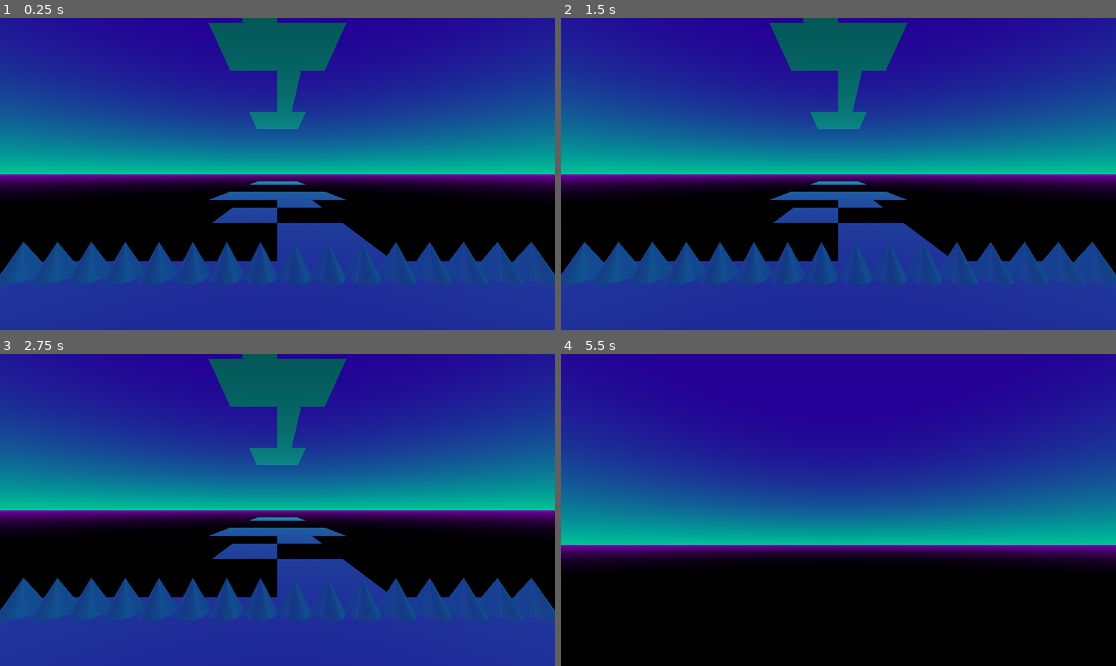
Above: before the commit, frames 1-4 (two rows, left to right).
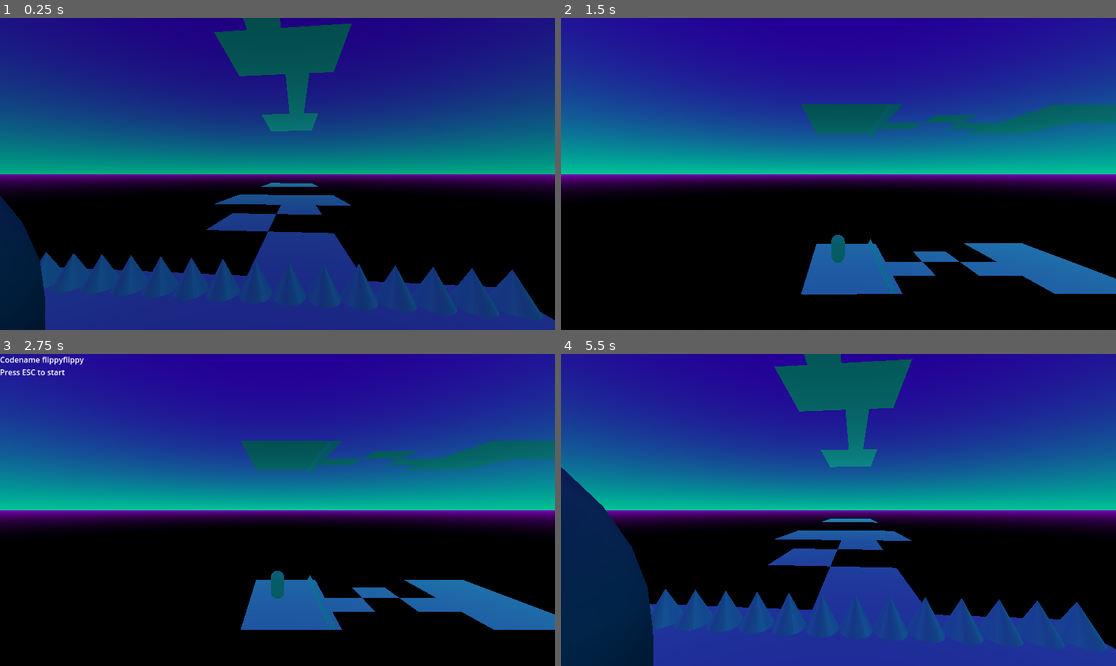
Above: after the commit, the same moments.

Repository: william-v4/flippyflippy
Game: Godot game, scene res://main/main.tscn
The game is run twice, just before and just after one commit, with the same random seed, the same clock (stepped at 60 frames per second) and the same inputs.
Inputs (mouse positions are in pixels of both pictures, inside the frame that each line leads up to):
- Up to frame 1 (0.25 s): no input
- Up to frame 2 (1.5 s): move the mouse to (960, 158) at 0.52 s; hold D (move_right) 0.53-1.28 s; tap E (action_key_a) at 0.6, 1.35 s; tap Space (jump) at 0.77 s; move the mouse to (727, 189) at 1.27 s; hold S (move_back) from 1.28 s (still down)
- Up to frame 3 (2.75 s): tap Space (jump) at 1.52 s; tap Enter at 2 s; move the mouse to (333, 441) at 2.02 s; release S (move_back) at 2.03 s; hold D (move_right) from 2.03 s (still down); tap E (action_key_a) at 2.1 s
- Up to frame 4 (5.5 s): tap Space (jump) at 2.75, 3.02, 3.77, 4.52 s; move the mouse to (810, 572) at 2.77 s; release D (move_right) at 2.78 s; hold W (move_forward) 2.78-3.53 s; tap E (action_key_a) every 0.75 s from 2.85 to 5.1 s; tap Enter at 3.5 s; move the mouse to (1005, 556) at 3.52 s; hold A (move_left) 3.53-4.28 s; tap Escape (return) at 4.15 s; move the mouse to (794, 506) at 4.27 s; hold W (move_forward) from 4.28 s (still down); move the mouse to (844, 510) at 5.02 s

The runs differ from the first frame. In frame 1, 18% of the frame differs, in the area x 0-100%, y 0-100%; in frame 2, 34%; in frame 3, 35%; in frame 4, 70%.

Commit message:
Add menu to game
Move pause functionality to main script, set up AnimationPlayer nodes for
animating platform and screen nodes.

Diff:
--- a/godotproject/main/main.gd
+++ b/godotproject/main/main.gd
@@ -1,13 +1,34 @@
 extends Node
+
+signal hit_spike
+
+var player : Object
+var player_camera_marker : Object
+var camera : Object
+var player_tracker : Object
+var main_camera_marker : Object
+var main_camera_marker_animation_player : Object
+var platform_animation_player : Object
+var black_screen_animation_player : Object
+
+var menu_elements : Object
+var black_screen : Object
+var menu_label : Object
+
+var paused : bool = true
+
+var current_level_path : String = "Levels/TutorialLevel/"
 # current platform of the level (see Platform enum for values)
 var current_platform : int
 
-var current_level_path : String
-
 # stops further rotation while the level is rotating
 var rotating : bool = false
+var transition_status : int
+var screen_status : int
 
 enum Platform {MAIN, PARALLEL}
+enum Transition {NONE, ZOOM_OUT, ZOOM_IN}
+enum Screen {STANDARD, FADE_OUT, FADE_IN}
 
 const main_base_platform_collision_shape : String = "LevelComponents/MainPlatform/BasePlatform/PlatformCollisionShape"
 const main_spikes_collision_shape : String = "LevelComponents/MainPlatform/HarmfulObjects/Spikes/SpikesCollisionShape"
@@ -18,15 +39,150 @@
 const transition_platform_collision_shape : String = "TransitionPlatform/PlatformCollisionShape"
 
 func _ready():
-	current_level_path = "Levels/TutorialLevel/"
-
-	get_node(current_level_path + main_base_platform_collision_shape).set_deferred("disabled", false)
-	get_node(current_level_path + main_spikes_collision_shape).set_deferred("disabled", false)
-
-	get_node(current_level_path + parallel_base_platform_collision_shape).set_deferred("disabled", false)
-	get_node(current_level_path + parallel_spikes_collision_shape).set_deferred("disabled", false)
-
-	get_node(current_level_path + transition_platform_collision_shape).set_deferred("disabled", true)
+	get_node_names()
+
+	player.set_movement_paused(true)
+	screen_status = Screen.STANDARD
+	transition_status = Transition.NONE
+
+	menu_label.set_visible(false)
+
+	disable_platform_physics(false, true)
+	request_pause_menu(true)
+
+func get_node_names():
+	player = get_node("Player")
+	player_camera_marker = get_node("Player/PlayerCameraMarker")
+	camera = get_node("Player/PlayerCameraMarker/Camera3D")
+	player_tracker = get_node("PlayerTracker")
+	main_camera_marker = get_node("PlayerTracker/MainCameraMarker")
+	main_camera_marker_animation_player = get_node("PlayerTracker/MainCameraMarker/AnimationPlayer")
+	platform_animation_player = get_node("Levels/TutorialLevel/AnimationPlayer")
+	black_screen_animation_player = get_node("MenuElements/BlackScreen/AnimationPlayer")
+
+	menu_elements = get_node("MenuElements")
+	black_screen = get_node("MenuElements/BlackScreen")
+	menu_label = get_node("MenuElements/MenuLabel")
+
+func fade_out():
+	black_screen_animation_player.play("fade_out")
+	screen_status = Screen.FADE_OUT
+
+func fade_in():
+	black_screen_animation_player.play_backwards("fade_out")
+	screen_status = Screen.FADE_IN
+
+func zoom_out():
+	main_camera_marker_animation_player.play("move_marker_to_menu")
+	transition_status = Transition.ZOOM_OUT
+
+func zoom_in():
+	main_camera_marker_animation_player.play_backwards("move_marker_to_menu")
+	transition_status = Transition.ZOOM_IN
+
+# tell the level it is moving
+func check_rotation_status():
+	if (!platform_animation_player.is_playing()):
+		rotating = false
+		if (get_node(current_level_path + main_base_platform_collision_shape).is_disabled()):
+			disable_platform_physics(false, true)
+
+func check_menu_transition_status():
+	# If the first part of the transition to the menu is finished, where the fade_out animation is
+	#	finished and is ready to finish the rest of the transition.
+	if (transition_status == Transition.ZOOM_OUT and !black_screen_animation_player.is_playing() and screen_status == Screen.FADE_OUT):
+		print("step two of pause")
+		connect_to_new_parent(player_camera_marker, player, self)
+		connect_to_new_parent(camera, player_camera_marker, player_tracker)
+		connect_to_new_parent(camera, player_tracker, main_camera_marker)
+
+		zoom_out()
+
+		fade_in()
+	# If the second part of the transition to the menu is finished, where the fade_in animation is
+	#	finished and is ready to reset the screen_status variable.
+	elif (transition_status == Transition.ZOOM_OUT and !black_screen_animation_player.is_playing() and screen_status == Screen.FADE_IN):
+		print("step three of pause, reset screen var")
+		screen_status = Screen.STANDARD
+	# If the third part of the transition to the menu is finished, where the zoom_out animation is
+	#	finished and is ready to make menu_label visible and reset the transition_status variable.
+	elif (transition_status == Transition.ZOOM_OUT and !main_camera_marker_animation_player.is_playing() and screen_status == Screen.STANDARD):
+		print("step four of pause, reset transition var, ready to return")
+		menu_label.set_visible(true)
+		transition_status = Transition.NONE
+
+	# If the first part of the transition back to the game is finished, where the camera's zoom_in
+	#	animation is finished and is ready to fade_out the screen.
+	if (transition_status == Transition.ZOOM_IN and !main_camera_marker_animation_player.is_playing() and screen_status == Screen.STANDARD):
+		print("step two of resume")
+		fade_out()
+	# If the second part of the transition back to the game is finished, where the fade_out animation
+	#	is finished and is ready to link back the camera to the player and begin the fade_in animation.
+	elif (transition_status == Transition.ZOOM_IN and !black_screen_animation_player.is_playing() and screen_status == Screen.FADE_OUT):
+		print("step three of resume")
+		connect_to_new_parent(camera, main_camera_marker, player_tracker)
+		connect_to_new_parent(camera, player_tracker, player_camera_marker)
+		connect_to_new_parent(player_camera_marker, self, player)
+
+		fade_in()
+	# If the third part of the transition back to the game is finished, where the fade_in animation
+	#	is finished and is ready to set paused to false and unlock player movement and reset
+	#	screen_status and, finally, transition_status.
+	elif (transition_status == Transition.ZOOM_IN and !black_screen_animation_player.is_playing() and screen_status == Screen.FADE_IN):
+		print("step four of resume, ready to pause")
+		paused = false
+		player.set_movement_paused(false)
+
+		screen_status = Screen.STANDARD
+		transition_status = Transition.NONE
+
+func rotate_if_requested():
+	if (Input.is_action_just_pressed("action_key_a") and (current_platform == Platform.MAIN) and !rotating and !player.movement_paused):
+		disable_platform_physics(true, false)
+		platform_animation_player.play("rotatetoparallel")
+		rotating = true
+		current_platform = Platform.PARALLEL
+	elif (Input.is_action_just_pressed("action_key_a") and (current_platform == Platform.PARALLEL) and !rotating and !player.movement_paused):
+		disable_platform_physics(true, false)
+		platform_animation_player.play_backwards("rotatetoparallel")
+		rotating = true
+		current_platform = Platform.MAIN
+
+# pausing the game and capturing/releasing the cursor
+func switch_menu_if_requested():
+	if (Input.is_action_just_pressed("return") and !paused and transition_status == Transition.NONE and screen_status == Screen.STANDARD):
+		print("pause requested")
+		Input.mouse_mode = Input.MOUSE_MODE_VISIBLE
+		player.reset_player_movement()
+		player.set_movement_paused(true)
+		request_pause_menu(false)
+		paused = true
+	elif (Input.is_action_just_pressed("return") and paused and transition_status == Transition.NONE and screen_status == Screen.STANDARD):
+		print("resume requested")
+		Input.mouse_mode = Input.MOUSE_MODE_CAPTURED
+		request_resume()
+
+func request_pause_menu(intro : bool):
+	# Get x and z value of player to be used during transition
+	player_tracker.set_position(Vector3((player.get_position().x), 1.5, (player.get_position().z)))
+	# Set the transition_status variable to Transition.ZOOM_OUT even if the animation itself has not yet started.
+	transition_status = Transition.ZOOM_OUT
+
+	# If the screen is configured to be the start menu, keep the screen in its initial state (black)
+	# and set screen_status to Screen.FADE_OUT, as if the animation was already done.
+	if (intro == true):
+		screen_status = Screen.FADE_OUT
+		menu_label.set_text("Codename flippyflippy\nPress ESC to start")
+	else:
+		fade_out()
+		menu_label.set_text("Game paused\nPress ESC to resume")
+
+	print("step one of pause")
+
+func request_resume():
+	zoom_in()
+	menu_label.set_visible(false)
+	print("step one of resume")
 
 func disable_platform_physics(level_platform_state : bool, transition_platform_state : bool):
 	get_node(current_level_path + main_base_platform_collision_shape).set_deferred("disabled", level_platform_state)
@@ -37,23 +193,13 @@
 
 	get_node(current_level_path + transition_platform_collision_shape).set_deferred("disabled", transition_platform_state)
 
+func connect_to_new_parent(object_to_reparent : Object, old_parent : Object, new_parent : Object):
+	old_parent.remove_child(object_to_reparent)
+	new_parent.add_child(object_to_reparent)
+
 func _process(delta):
-	# tell the level it is moving
-	if (get_node("Levels/TutorialLevel/AnimationPlayer").is_playing()):
-		rotating = true
-	else:
-		rotating = false
-		if (get_node(current_level_path + main_base_platform_collision_shape).is_disabled()):
-			disable_platform_physics(false, true)
-
-func _unhandled_input(event):
-	if (Input.is_action_just_pressed("action_key_a") and (current_platform == Platform.MAIN) and !rotating and !get_node("Player").paused):
-		disable_platform_physics(true, false)
-
-		get_node("Levels/TutorialLevel/AnimationPlayer").play("rotatetoparallel")
-		current_platform = Platform.PARALLEL
-	elif (Input.is_action_just_pressed("action_key_a") and (current_platform == Platform.PARALLEL) and !rotating and !get_node("Player").paused):
-		disable_platform_physics(true, false)
-
-		get_node("Levels/TutorialLevel/AnimationPlayer").play_backwards("rotatetoparallel")
-		current_platform = Platform.MAIN
+	rotate_if_requested()
+	switch_menu_if_requested()
+
+	check_rotation_status()
+	check_menu_transition_status()
--- a/godotproject/main/main.tscn
+++ b/godotproject/main/main.tscn
@@ -21,15 +21,121 @@
 fog_enabled = true
 fog_light_color = Color(0.105882, 0.862745, 0.866667, 1)
 
+[sub_resource type="Animation" id="Animation_vwiu0"]
+resource_name = "move_marker_to_menu"
+length = 1.5
+step = 0.05
+tracks/0/type = "position_3d"
+tracks/0/imported = false
+tracks/0/enabled = true
+tracks/0/path = NodePath(".")
+tracks/0/interp = 2
+tracks/0/loop_wrap = true
+tracks/0/keys = PackedFloat32Array(0, 1, 0, 0, 0, 1.5, 1, 15, 5, 0)
+tracks/1/type = "value"
+tracks/1/imported = false
+tracks/1/enabled = true
+tracks/1/path = NodePath(".:rotation")
+tracks/1/interp = 2
+tracks/1/loop_wrap = true
+tracks/1/keys = {
+"times": PackedFloat32Array(0, 1.5),
+"transitions": PackedFloat32Array(1, 1),
+"update": 0,
+"values": [Vector3(0, 0, 0), Vector3(0, 1.5708, 0)]
+}
+
+[sub_resource type="AnimationLibrary" id="AnimationLibrary_gfpbd"]
+_data = {
+"move_marker_to_menu": SubResource("Animation_vwiu0")
+}
+
+[sub_resource type="Animation" id="Animation_b52lt"]
+resource_name = "fade_out"
+length = 0.25
+step = 0.05
+tracks/0/type = "value"
+tracks/0/imported = false
+tracks/0/enabled = true
+tracks/0/path = NodePath(".:color")
+tracks/0/interp = 1
+tracks/0/loop_wrap = true
+tracks/0/keys = {
+"times": PackedFloat32Array(0, 0.25),
+"transitions": PackedFloat32Array(1, 1),
+"update": 0,
+"values": [Color(0, 0, 0, 0), Color(0, 0, 0, 1)]
+}
+
+[sub_resource type="Animation" id="Animation_giyit"]
+resource_name = "fade_out_slow"
+length = 0.5
+tracks/0/type = "value"
+tracks/0/imported = false
+tracks/0/enabled = true
+tracks/0/path = NodePath(".:color")
+tracks/0/interp = 1
+tracks/0/loop_wrap = true
+tracks/0/keys = {
+"times": PackedFloat32Array(0, 0.5),
+"transitions": PackedFloat32Array(1, 1),
+"update": 0,
+"values": [Color(0, 0, 0, 0), Color(0, 0, 0, 1)]
+}
+
+[sub_resource type="AnimationLibrary" id="AnimationLibrary_uyu2f"]
+_data = {
+"fade_out": SubResource("Animation_b52lt"),
+"fade_out_slow": SubResource("Animation_giyit")
+}
+
 [node name="Main" type="Node"]
 script = ExtResource("1_7b45r")
+
+[node name="MainWorldEnvironment" type="WorldEnvironment" parent="."]
+environment = SubResource("Environment_qurug")
 
 [node name="Levels" type="Node3D" parent="."]
 
 [node name="TutorialLevel" parent="Levels" instance=ExtResource("4_7sl73")]
 
-[node name="MainWorldEnvironment" type="WorldEnvironment" parent="."]
-environment = SubResource("Environment_qurug")
-
 [node name="Player" parent="." instance=ExtResource("2_iyr3n")]
 transform = Transform3D(1, 0, 0, 0, 1, 0, 0, 0, 1, 0, 1, 0)
+
+[node name="PlayerTracker" type="Node3D" parent="."]
+
+[node name="MainCameraMarker" type="Marker3D" parent="PlayerTracker"]
+transform = Transform3D(0.808469, 0, 0.588539, 0, 1, 0, -0.588539, 0, 0.808469, 6.00889, 2.00296, 0)
+
+[node name="AnimationPlayer" type="AnimationPlayer" parent="PlayerTracker/MainCameraMarker"]
+libraries = {
+"": SubResource("AnimationLibrary_gfpbd")
+}
+
+[node name="MenuElements" type="Control" parent="."]
+layout_mode = 3
+anchors_preset = 15
+anchor_right = 1.0
+anchor_bottom = 1.0
+grow_horizontal = 2
+grow_vertical = 2
+
+[node name="BlackScreen" type="ColorRect" parent="MenuElements"]
+layout_mode = 1
+anchors_preset = 15
+anchor_right = 1.0
+anchor_bottom = 1.0
+grow_horizontal = 2
+grow_vertical = 2
+color = Color(0, 0, 0, 1)
+
+[node name="AnimationPlayer" type="AnimationPlayer" parent="MenuElements/BlackScreen"]
+libraries = {
+"": SubResource("AnimationLibrary_uyu2f")
+}
+
+[node name="MenuLabel" type="Label" parent="MenuElements"]
+offset_right = 157.0
+offset_bottom = 49.0
+text = "Game paused
+Press ESC to resume"
--- a/godotproject/player/player.gd
+++ b/godotproject/player/player.gd
@@ -1,7 +1,4 @@
 extends CharacterBody3D
-
-# Signal to indicate to other platforms to switch places
-signal flip_platforms
 
 # Variable for normal acceleration applied by the player
 @export var applied_normal_acceleration_scalar : Dictionary = {"x" = 20, "y" = 200, "z" = 20}
@@ -27,20 +24,36 @@
 # Variable for the player's target velocity (to be passed to the proper "velocity" variable be used for move_and_slide() to complete the remaining physics processes)
 var target_velocity : Dictionary = {"x" = 0, "y" = 0, "z" = 0}
 
+var camera_marker : Object
+var camera : Object
+var main : Object
+
 const input_negative_value : Dictionary = {"x" = "move_left", "y" = 0, "z" = "move_forward"}
 const input_positive_value : Dictionary = {"x" = "move_right", "y" = 0, "z" = "move_back"}
 
 # if the game is paused or not
-@export var paused : bool
+var movement_paused : bool
 
 # vertical and horizontal mouse sensitivity
 var mousesensx : float = 0.2
 var mousesensy : float = 0.1
 
 func _ready():
+	camera_marker = get_node("PlayerCameraMarker")
+	camera = get_node("PlayerCameraMarker/Camera3D")
+	main = get_parent()
+
+	main.hit_spike.connect(_on_main_hit_spike)
+
+	get_node('PlayerMesh').set_visible(true)
+
 	velocity = Vector3.ZERO
-	# pause the game at the start
-	paused = true
+
+func is_movement_paused():
+	return movement_paused
+
+func set_movement_paused(input_value : bool):
+	movement_paused = input_value
 
 func reset_player_movement():
 	target_acceleration = {"x" = 0, "y" = 0, "z" = 0}
@@ -138,36 +151,24 @@
 	else:
 		target_velocity["y"] = (target_acceleration["y"] * delta) + target_velocity["y"]
 
-func checklookingup():
-	if (get_node("Pivot/CameraMarker").rotation_degrees.x >= 60):
+func check_looking_up():
+	if (camera_marker.rotation_degrees.x >= 60):
 		lookingup = true
 
-# pausing the game and capturing/releasing the cursor
-func pauser():
-	if (Input.is_action_just_pressed("return") and !paused):
-		Input.mouse_mode = Input.MOUSE_MODE_VISIBLE
-		reset_player_movement()
-		paused = true
-	elif (Input.is_action_just_pressed("return") and paused):
-		Input.mouse_mode = Input.MOUSE_MODE_CAPTURED
-		paused = false
-
 # runs whenever input is received
-func _unhandled_input(event):
+func _input(event):
 	# camera movement with mouse
-	if (event is InputEventMouseMotion and !paused):
+	if ((event is InputEventMouseMotion) and !movement_paused):
 		# rotate the player left and right
 		rotate_y(-deg_to_rad(event.relative.x) * mousesensx)
 		# rotate camera up and down
-		get_node("Pivot/CameraMarker").rotate_x(-deg_to_rad(event.relative.y) * mousesensy)
+		camera_marker.rotate_x(-deg_to_rad(event.relative.y) * mousesensy)
 		# make sure player doesn't break their neck (rotating over 90 degrees)
-		get_node("Pivot/CameraMarker").rotation_degrees.x = clamp(get_node("Pivot/CameraMarker").rotation_degrees.x, -90, 90)
+		camera_marker.rotation_degrees.x = clamp(camera_marker.rotation_degrees.x, -90, 90)
 
 # runs continuously
 func _physics_process(delta):
-	pauser()
-
-	if (!paused):
+	if (!movement_paused):
 		calculate_ground_velocity(delta)
 		calculate_y_velocity(delta)
 
@@ -177,8 +178,8 @@
 		velocity.y = target_velocity["y"]
 		velocity.z = (cos(rotation.y) * target_velocity["z"]) + (-(sin(rotation.y) * target_velocity["x"]))
 
-		if Input.is_action_just_pressed("action_key_a"):
-			flip_platforms.emit()
+		move_and_slide()
+		check_looking_up()
 
-		move_and_slide()
-		checklookingup()
+func _on_main_hit_spike():
+	pass
--- a/godotproject/player/player.tscn
+++ b/godotproject/player/player.tscn
@@ -2,9 +2,9 @@
 
 [ext_resource type="Script" path="res://player/player.gd" id="1_2x3ex"]
 
+[sub_resource type="CapsuleShape3D" id="CapsuleShape3D_gbkq3"]
+
 [sub_resource type="CapsuleMesh" id="CapsuleMesh_4oal2"]
-
-[sub_resource type="CapsuleShape3D" id="CapsuleShape3D_gbkq3"]
 
 [sub_resource type="CapsuleShape3D" id="CapsuleShape3D_s0u8o"]
 radius = 0.6
@@ -14,18 +14,17 @@
 collision_mask = 2
 script = ExtResource("1_2x3ex")
 
-[node name="Pivot" type="Node3D" parent="."]
+[node name="PlayerCollisionShape" type="CollisionShape3D" parent="."]
+shape = SubResource("CapsuleShape3D_gbkq3")
 
-[node name="PlayerMesh" type="MeshInstance3D" parent="Pivot"]
+[node name="PlayerMesh" type="MeshInstance3D" parent="."]
 mesh = SubResource("CapsuleMesh_4oal2")
+skeleton = NodePath("")
 
-[node name="CameraMarker" type="Marker3D" parent="Pivot"]
-
-[node name="Camera3D" type="Camera3D" parent="Pivot/CameraMarker"]
+[node name="PlayerCameraMarker" type="Marker3D" parent="."]
 transform = Transform3D(1, 0, 0, 0, 1, 0, 0, 0, 1, 0, 0.5, 0)
 
-[node name="PlayerCollisionShape" type="CollisionShape3D" parent="."]
-shape = SubResource("CapsuleShape3D_gbkq3")
+[node name="Camera3D" type="Camera3D" parent="PlayerCameraMarker"]
 
 [node name="ObjectDetector" type="Area3D" parent="."]
 collision_layer = 0
--- a/godotproject/resources/levels/tutorial_level/tutorial_level.tscn
+++ b/godotproject/resources/levels/tutorial_level/tutorial_level.tscn
@@ -8,55 +8,24 @@
 
 [sub_resource type="Animation" id="Animation_y6xo5"]
 length = 0.001
-tracks/0/type = "value"
-tracks/0/imported = false
-tracks/0/enabled = true
-tracks/0/path = NodePath(".:rotation")
-tracks/0/interp = 1
-tracks/0/loop_wrap = true
-tracks/0/keys = {
-"times": PackedFloat32Array(0),
-"transitions": PackedFloat32Array(1),
-"update": 0,
-"values": [Vector3(0, 0, 0)]
-}
 
 [sub_resource type="Animation" id="Animation_cs7mw"]
 resource_name = "rotatetoparallel"
 length = 0.5
-tracks/0/type = "value"
+tracks/0/type = "position_3d"
 tracks/0/imported = false
-tracks/0/enabled = false
-tracks/0/path = NodePath(".:rotation")
+tracks/0/enabled = true
+tracks/0/path = NodePath("LevelComponents")
 tracks/0/interp = 2
 tracks/0/loop_wrap = true
-tracks/0/keys = {
-"times": PackedFloat32Array(0, 0.5),
-"transitions": PackedFloat32Array(1, 1),
-"update": 0,
-"values": [Vector3(0, 0, 0), Vector3(0, 0, -3.14159)]
-}
-tracks/1/type = "position_3d"
+tracks/0/keys = PackedFloat32Array(0, 1, 0, 0, 0, 0.5, 1, 0, 10, 0)
+tracks/1/type = "value"
 tracks/1/imported = false
-tracks/1/enabled = false
-tracks/1/path = NodePath(".")
+tracks/1/enabled = true
+tracks/1/path = NodePath("LevelComponents:rotation")
 tracks/1/interp = 2
 tracks/1/loop_wrap = true
-tracks/1/keys = PackedFloat32Array(0, 1, 0, 0, 0, 0.5, 1, 0, 10, 0)
-tracks/2/type = "position_3d"
-tracks/2/imported = false
-tracks/2/enabled = true
-tracks/2/path = NodePath("LevelComponents")
-tracks/2/interp = 2
-tracks/2/loop_wrap = true
-tracks/2/keys = PackedFloat32Array(0, 1, 0, 0, 0, 0.5, 1, 0, 10, 0)
-tracks/3/type = "value"
-tracks/3/imported = false
-tracks/3/enabled = true
-tracks/3/path = NodePath("LevelComponents:rotation")
-tracks/3/interp = 2
-tracks/3/loop_wrap = true
-tracks/3/keys = {
+tracks/1/keys = {
 "times": PackedFloat32Array(0, 0.5),
 "transitions": PackedFloat32Array(1, 1),
 "update": 0,
Not shown: 1 places in godotproject/main/main.tscn that only renumber resources
